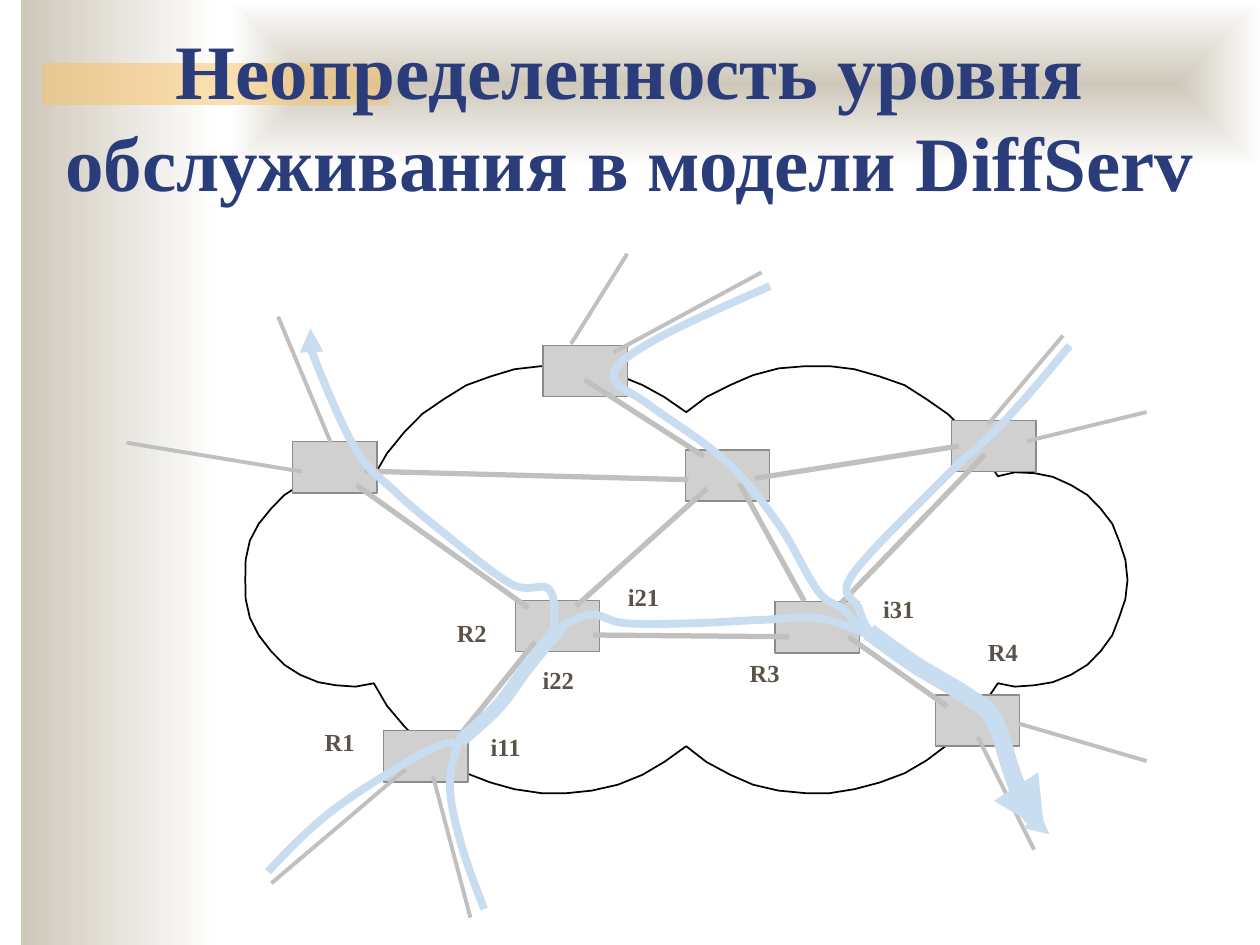
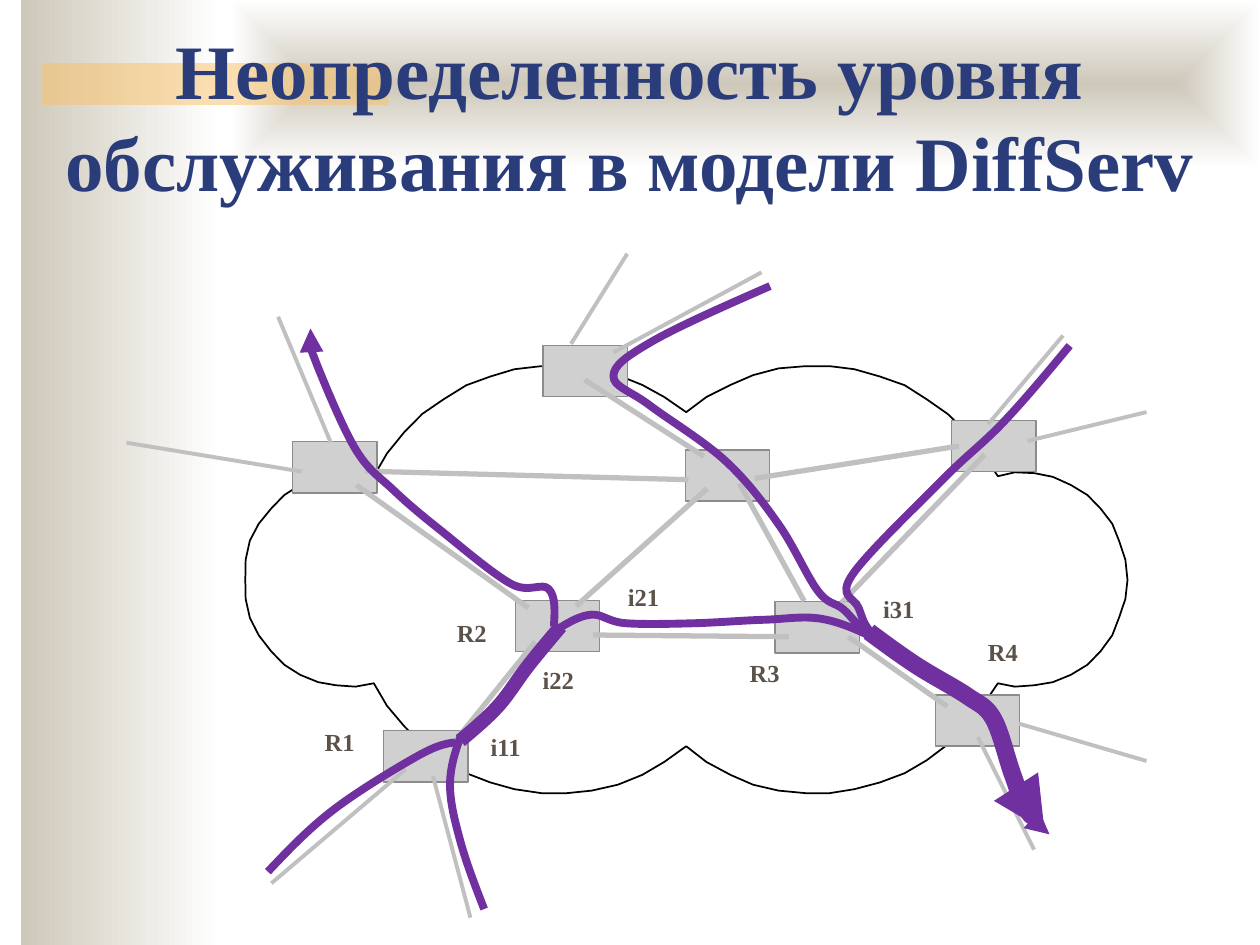
Before and after one commit to ukoloff/nets, a slide deck: slide 19 of lecture/13.pptx (slide 11 before the commit). Drawn at 1260x945 pixels with LibreOffice and Linux fonts; fonts in the diff are those of the drawing; grey boxes stand for pictures; background and template pictures are left out. Boxes give left, top, right and bottom in pixels: in the first picture for what was removed or moved away, otherwise in the second. Text is boxed around its words. In the diff, an @@ line names an element or a change of style, - is before the commit and + after.

```diff
--- a/lecture/13.pptx
+++ b/lecture/13.pptx
@@ outline #C9DDF1 4.5 pt to #7030A0 4.5 pt in 6 elements at (268, 742, 456, 872), (450, 737, 484, 908), (559, 614, 1050, 834), (305, 329, 556, 626), (838, 345, 1070, 825), (614, 286, 1036, 822) @@
@@ freeform shape at (460, 626, 561, 741): outline #C9DDF1 8 pt to #7030A0 8 pt @@
@@ freeform shape at (869, 631, 1045, 830): outline #C9DDF1 10 pt to #7030A0 10 pt @@
```
Also in this commit, not shown: 8 other slides changed, 9 slides added, 1 slide removed.
